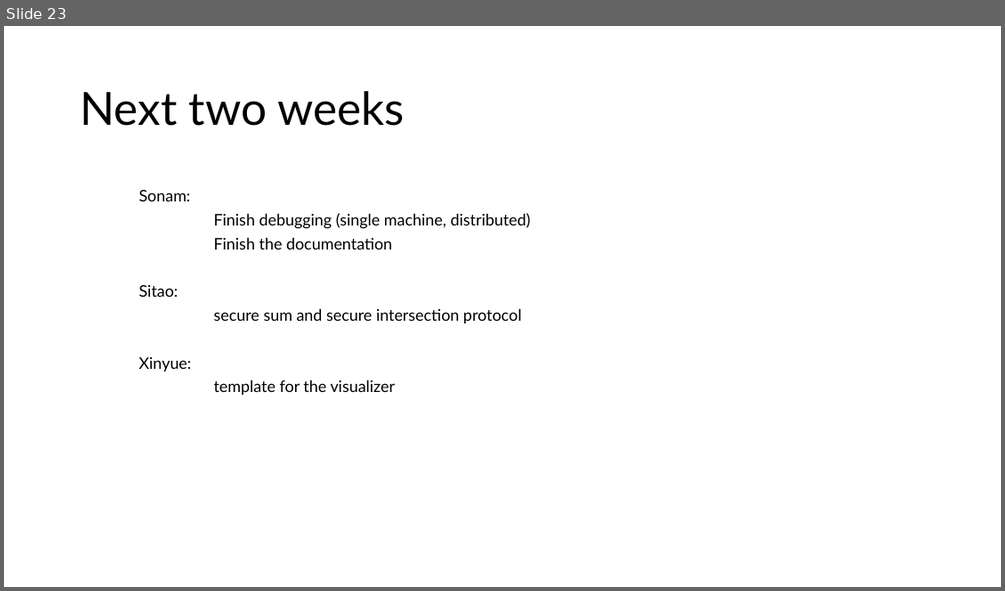
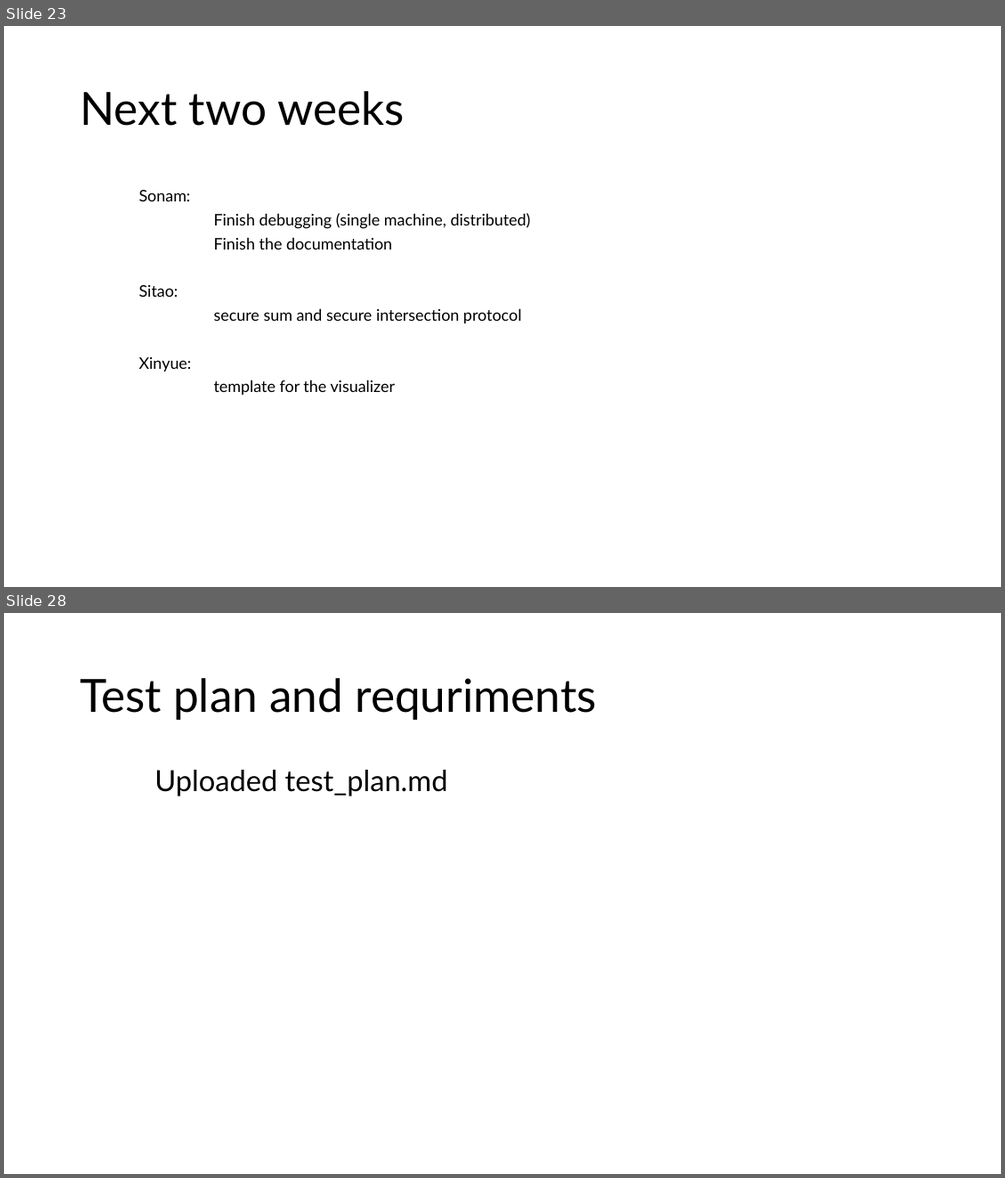
Before and after one commit to idsla/Fed-GWAS, a slide deck: pipeline/0321.pptx. Shown one above the other, each under a label of ours: slide 23 before the commit, slides 23 and 28 after it; the slides between them are not shown. The pictures are 1005x591 and 1005x1178 pixels, drawn with LibreOffice and Linux fonts; fonts in the diff are those of the drawing. Boxes give left, top, right and bottom in pixels: in the first picture for what was removed or moved away, otherwise in the second. Text is boxed around its words. In the diff, an @@ line names an element or a change of style, - is before the commit and + after.

```diff
--- a/pipeline/0321.pptx
+++ b/pipeline/0321.pptx
@@ slide 28 added at (4, 613, 1001, 1174), background #FFFFFF @@
@@ title added at (80, 678, 596, 720), 44 pt, text #000000 @@
+Test plan and requriments
@@ text added at (154, 770, 448, 796), 28 pt, text #000000 @@
+Uploaded test_plan.md
```
Also in this commit, not shown: 4 other slides added, 1 other file.
